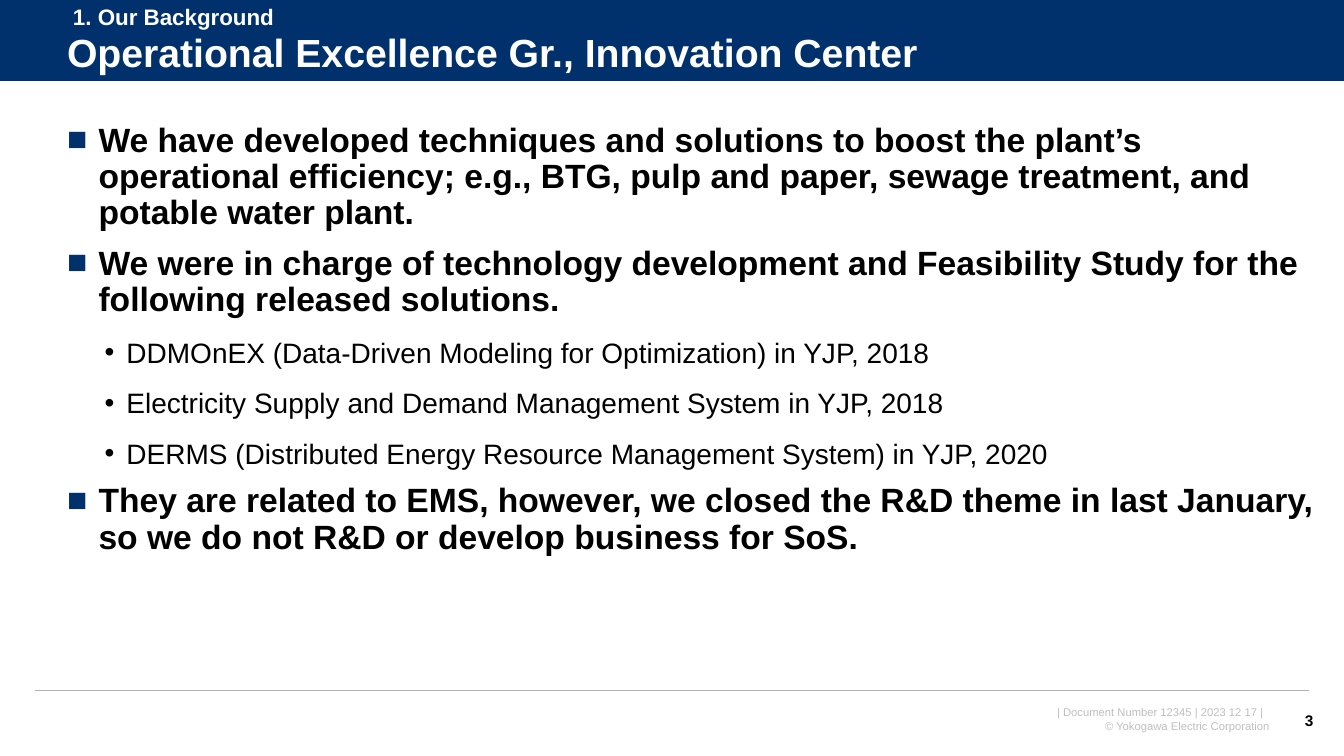
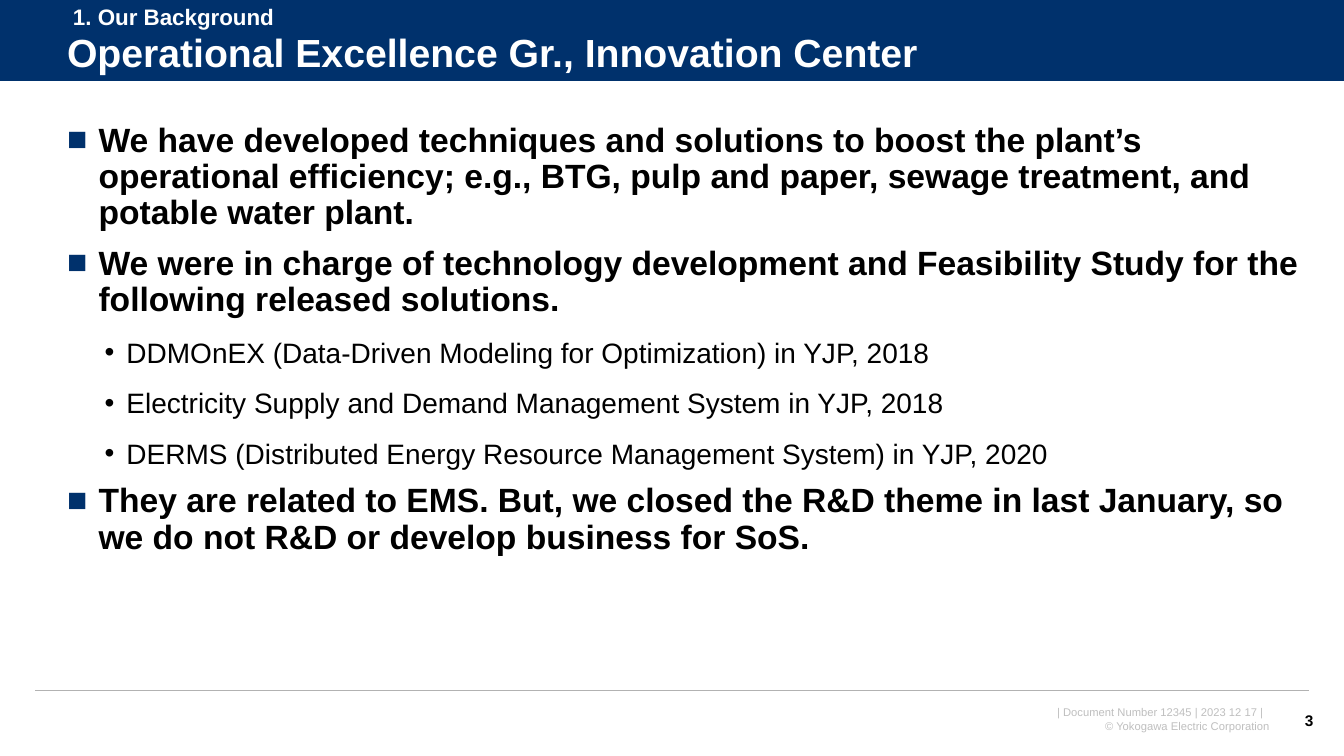
Before and after one commit to watarukumagai-git/opt, a slide deck: slide 3 of SoS/240322_SoS_kumagai.pptx. Drawn at 1344x756 pixels with LibreOffice and Linux fonts; fonts in the diff are those of the drawing; background and template pictures are left out. Boxes give left, top, right and bottom in pixels: in the first picture for what was removed or moved away, otherwise in the second. Text is boxed around its words. In the diff, an @@ line names an element or a change of style, - is before the commit and + after.

```diff
--- a/SoS/240322_SoS_kumagai.pptx
+++ b/SoS/240322_SoS_kumagai.pptx
@@ text at [99, 487, 1283, 556]: text changed @@
-■ They are related to EMS, however, we closed the R&D theme in last January, so we do not R&D or develop business for SoS.
+■ They are related to EMS. But, we closed the R&D theme in last January, so we do not R&D or develop business for SoS.
```
Also in this commit, not shown: 9 other slides changed, 2 slides added, 2 slides removed.
